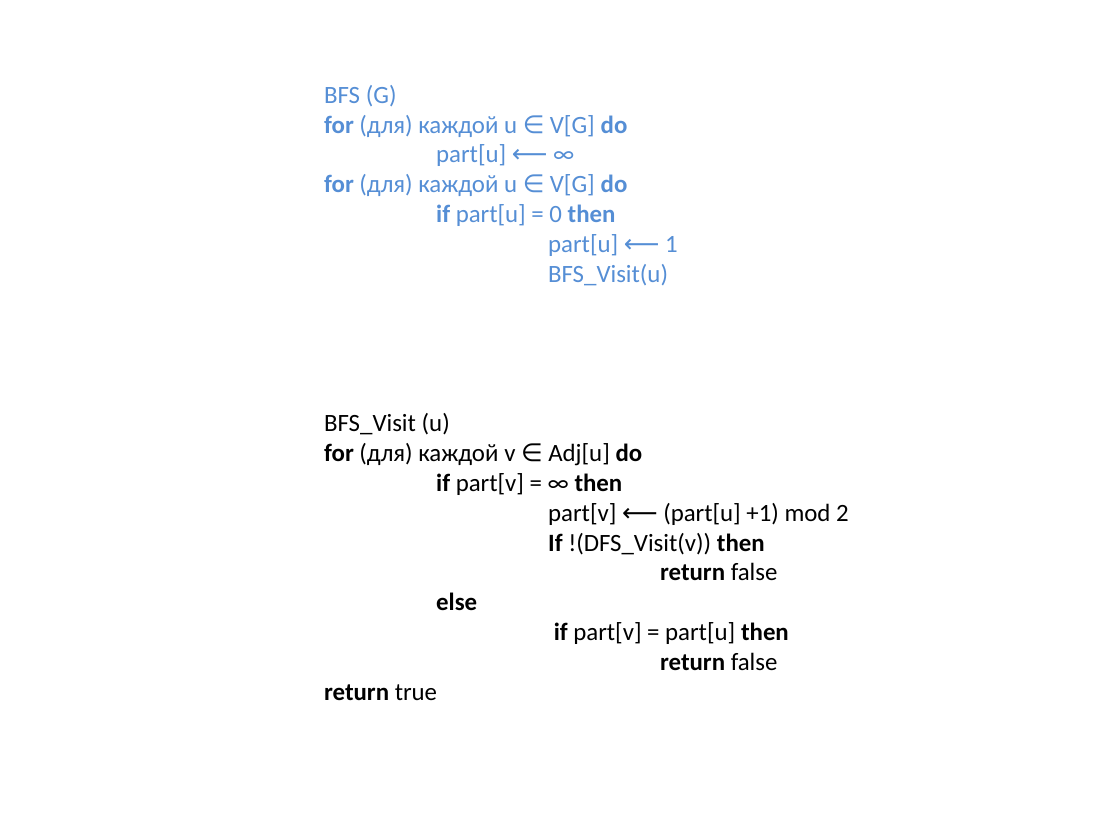
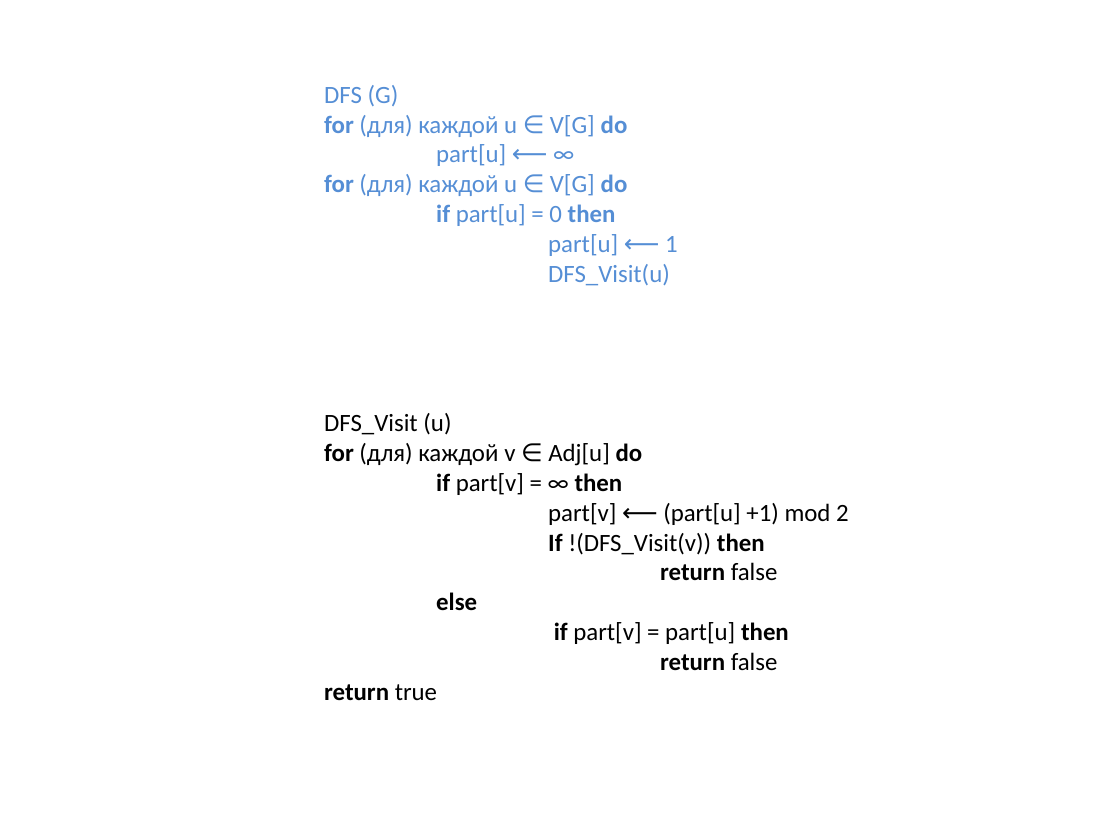
Before and after one commit to SteinbergOB/ANG, a slide deck: slide 50 of Презентации/Лекция 1.pptx. Drawn at 1120x840 pixels with LibreOffice and Linux fonts; fonts in the diff are those of the drawing. Boxes give left, top, right and bottom in pixels: in the first picture for what was removed or moved away, otherwise in the second. Text is boxed around its words. In the diff, an @@ line names an element or a change of style, - is before the commit and + after.

```diff
--- a/Презентации/Лекция 1.pptx
+++ b/Презентации/Лекция 1.pptx
@@ title at <box>324,85,849,701</box>: text changed @@
-BFS (G)
-for (для) каждой u ∈ V[G] do
-part[u] ⟵ ∞
-for (для) каждой u ∈ V[G] do
-if part[u] = 0 then
-part[u] ⟵ 1
-BFS_Visit(u)
-BFS_Visit (u)
-for (для) каждой v ∈ Adj[u] do
-if part[v] = ∞ then
-part[v] ⟵ (part[u] +1) mod 2
-If !(DFS_Visit(v)) then
-return false
-else
-if part[v] = part[u] then
-return false
-return true
+DFS (G)
+for (для) каждой u ∈ V[G] do
+part[u] ⟵ ∞
+for (для) каждой u ∈ V[G] do
+if part[u] = 0 then
+part[u] ⟵ 1
+DFS_Visit(u)
+DFS_Visit (u)
+for (для) каждой v ∈ Adj[u] do
+if part[v] = ∞ then
+part[v] ⟵ (part[u] +1) mod 2
+If !(DFS_Visit(v)) then
+return false
+else
+if part[v] = part[u] then
+return false
+return true
```
Also in this commit, not shown: 3 other slides changed, 2 other files.
